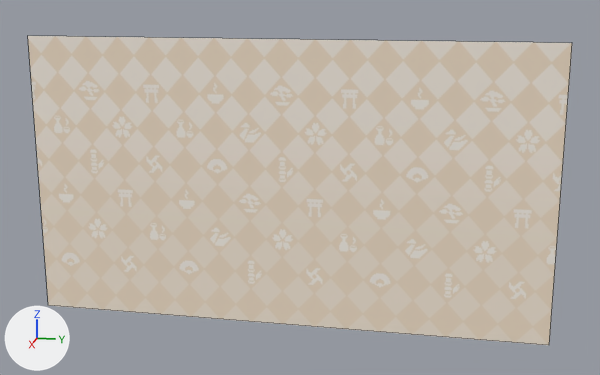
A saved change to the FBX model res/UI/BG01/Model.FBX.
One viewpoint serves both versions: a camera (50 mm lens) standing at (16.13, 3.55, 4.03) and looking at (0.05, 0.33, 0.01). The lights are fixed; the arrows at lower left show +X, +Y and +Z. Mesh edges are drawn as thin lines. Where no turn or scale is listed for an object, it has been applied to the vertices.

The first picture shows 'BG'.
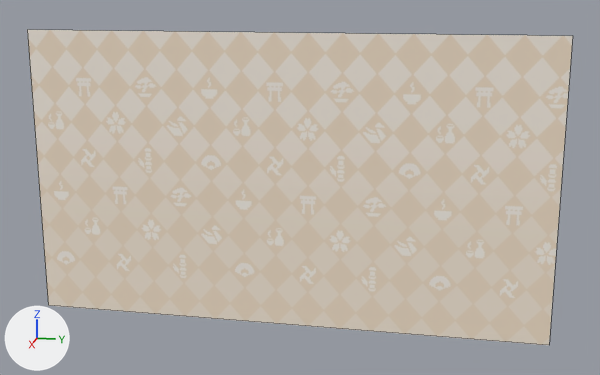
The newer file is also rescaled (x0.965), turned or shifted as a whole; pictures and numbers use the older file's frame.

Pixel boxes [x1, y1, x2, y2] of what changed, in the pictures (600 x 375 px):
'BG', surface changed, reshaped: before [28, 36, 572, 345]; after [27, 30, 573, 345]

The change, as a list of edits to the scene's bpy script:
```text
Change mat_bg:
    where n2 = _N.new('ShaderNodeTexImage'); n2.name = 'Image Texture'
    remove n3 = _N.new('ShaderNodeUVMap'); n3.name = 'UV Map'
    remove n4 = _N.new('ShaderNodeMapping'); n4.name = 'Mapping'
    remove n4.vector_type = 'TEXTURE'
    remove n4.inputs[1].default_value = (-0.0933, 0.0, 0.0)  # 'Location'
    remove _L.new(n3.outputs[0], n4.inputs[0])  # 'UV' to 'Vector'
    remove _L.new(n4.outputs[0], n2.inputs[0])  # 'Vector' to 'Vector'
Change me_mesh:
    where me_mesh.from_pydata(...)  # 4 vertices, 1 face; spans x 0.0, y -5.4..5.4, z -2.97..2.97
    used by ob_bg; location = (0.1, 0.0, 0.0)
    me_mesh part 1
    me_mesh.vertices[2].co: (0.0, 5.4, 2.97) -> (0.0, 5.4, 3.1)  # pixel (572, 42) -> pixel (572, 35)
    me_mesh.vertices[3].co: (0.0, -5.4, 2.97) -> (0.0, -5.4, 3.1)  # pixel (27, 35) -> pixel (27, 29)
```
